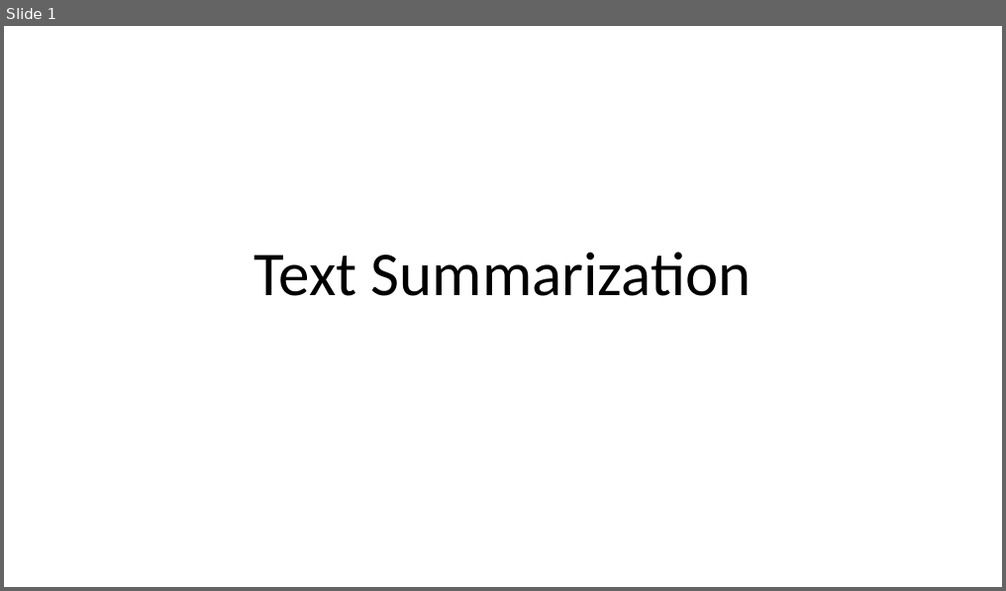
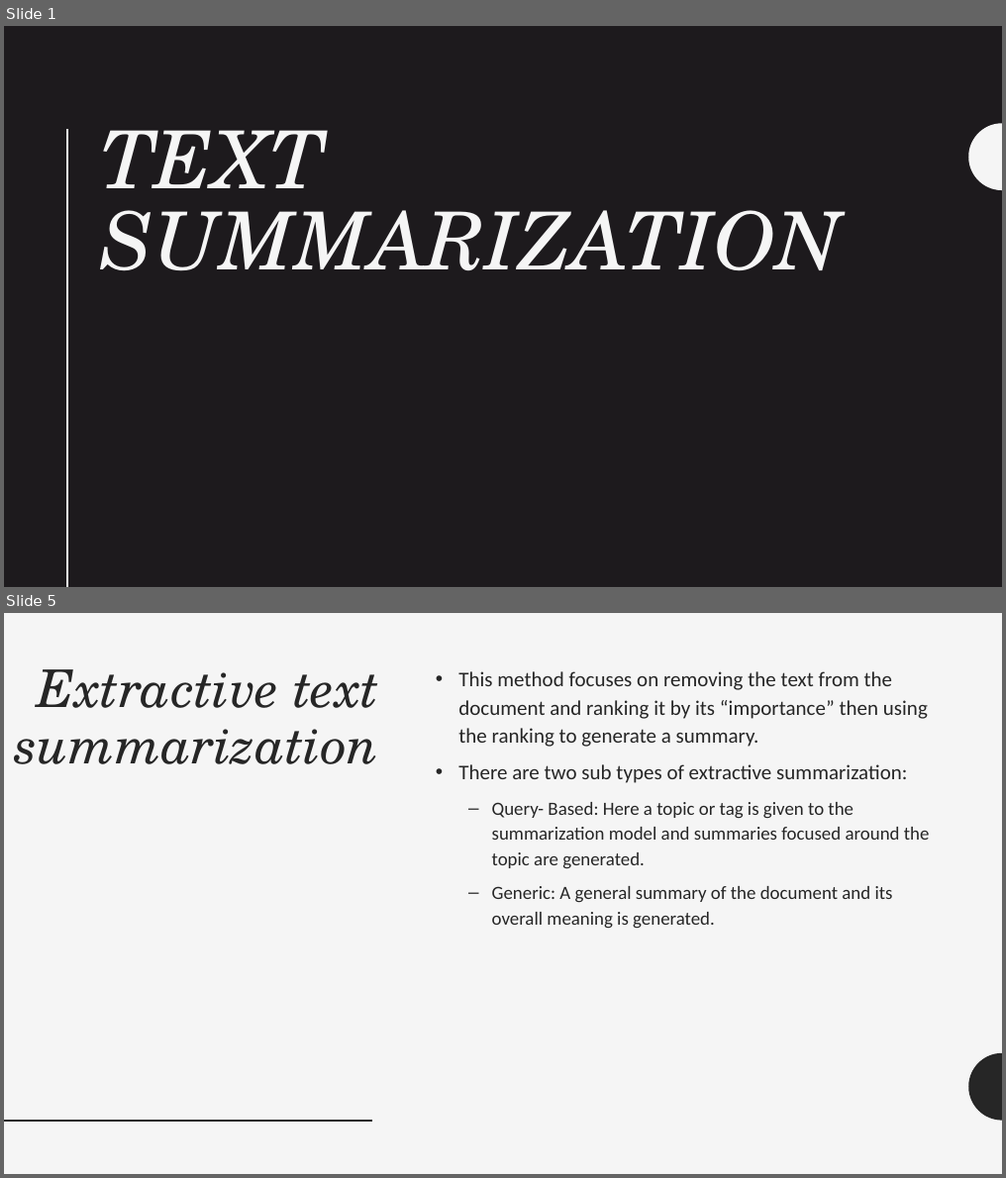
Before and after one commit to mhserry/F21AA, a slide deck: CW2/ResearchReport/Text Summarization.pptx. Shown one above the other, each under a label of ours: slide 1 before the commit, slides 1 and 5 after it; the slides between them are not shown. The pictures are 1006x591 and 1006x1178 pixels, drawn with LibreOffice and Linux fonts; fonts in the diff are those of the drawing. Boxes give left, top, right and bottom in pixels: in the first picture for what was removed or moved away, otherwise in the second. Text is boxed around its words. In the diff, an @@ line names an element or a change of style, - is before the commit and + after.

```diff
--- a/CW2/ResearchReport/Text Summarization.pptx
+++ b/CW2/ResearchReport/Text Summarization.pptx
@@ slide 5 added at [4, 613, 1002, 1174], background #F5F5F5 @@
@@ title added at [14, 669, 378, 764], 50 pt, text #262626, italic @@
+Extractive text summarization
@@ text added at [458, 671, 930, 929], 18 pt, text #262626 @@
+• This method focuses on removing the text from the document and ranking it by its “importance” then using the ranking to generate a summary.
+• There are two sub types of extractive summarization:
+  – Query- Based: Here a topic or tag is given to the summarization model and summaries focused around the topic are generated.
+  – Generic: A general summary of the document and its overall meaning is generated.
@@ freeform shape added at [969, 1054, 1002, 1121], fill #262626 @@
@@ line added from (4, 1121) to (372, 1121), #262626 2 pt @@
@@ slide 1 changed as well @@
@@ background #FFFFFF to #1D1A1D @@
@@ line added from (67, 129) to (67, 587), #F5F5F5 2 pt @@
@@ title "TEXT SUMMARIZATION" at [101, 130, 842, 272]: vertical alignment bottom to top @@
@@ title at [101, 130, 842, 272]: text changed; size 60 to 77 pt; font Calibri to TeX Gyre Schola; text colour #000000 to #F5F5F5; italic on @@
-Text Summarization
+TEXT SUMMARIZATION
@@ freeform shape added at [969, 123, 1002, 190], fill #F5F5F5 @@
```
Also in this commit, not shown: 2 other slides changed, 6 other slides added, 2 slides removed, 1 other file.
